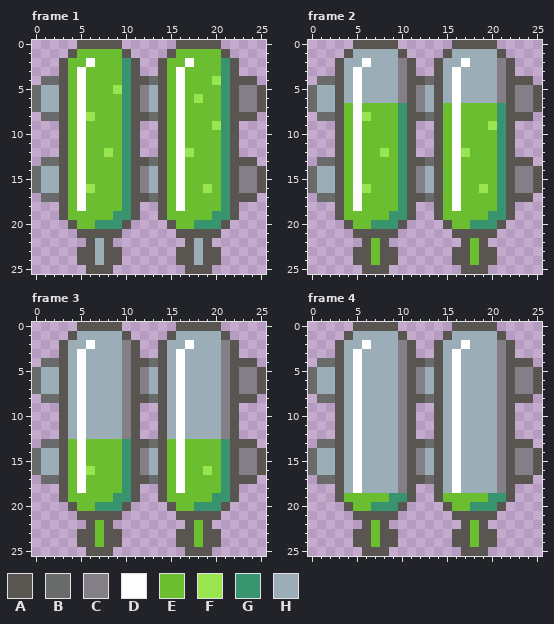
Edited in one commit: pixel-art file (core/assets-src/sprites/bonus-turbo.anim.ase). The first picture shows the starting point.
26x26 pixels, 5 frames. Shown: frame 1, frame 2, frame 3, frame 4. The commit also changed other frames, which this record leaves out.
Palette (. is transparent): A #595652  B #696a6a  C #847e87  D #ffffff  E #6abe30  F #99e550  G #37946e  H #9badb7
Once edited:
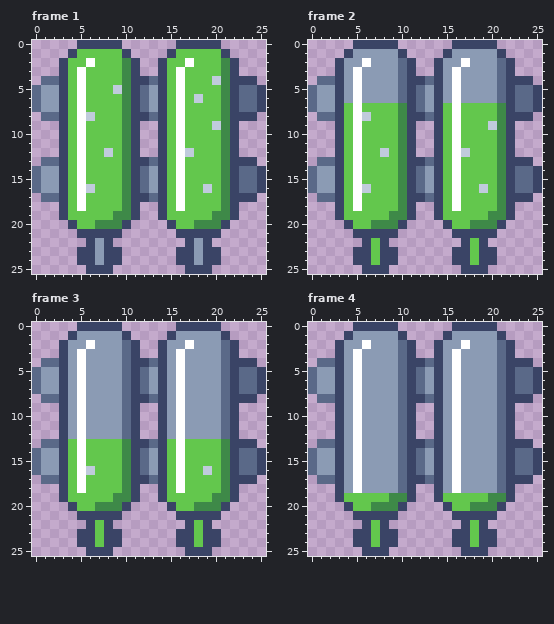
Edits made:
@@ palette @@
-A #595652
+A #3a4466
-C #847e87
+C #5a6988
-E #6abe30
+E #63c74d
-F #99e550
+F #c0cbdc
-G #37946e
+G #3e8948
-H #9badb7
+H #8b9bb4
--- frame 1
@@ x 0..15 @@
  3 ...AEDEEEEGA..AE
- 4 .BBAEDEEEEGAABAE
- 5 BHHAEDEEEFGACHAE
- 6 BHHAEDEEEEGACHAE
- 7 BHHAEDEEEEGACHAE
- 8 .BBAEDFEEEGAABAE
+ 4 .CCAEDEEEEGAACAE
+ 5 CHHAEDEEEFGACHAE
+ 6 CHHAEDEEEEGACHAE
+ 7 CHHAEDEEEEGACHAE
+ 8 .CCAEDFEEEGAACAE
  9 ...AEDEEEEGA..AE
@@ x 0..15 @@
 12 ...AEDEEFEGA..AE
-13 .BBAEDEEEEGAABAE
-14 BHHAEDEEEEGACHAE
-15 BHHAEDEEEEGACHAE
-16 BHHAEDFEEEGACHAE
-17 .BBAEDEEEEGAABAE
+13 .CCAEDEEEEGAACAE
+14 CHHAEDEEEEGACHAE
+15 CHHAEDEEEEGACHAE
+16 CHHAEDFEEEGACHAE
+17 .CCAEDEEEEGAACAE
 18 ...AEDEEEEGA..AE
--- frame 2
@@ x 0..15 @@
  3 ...AHDHHHHCA..AH
- 4 .BBAHDHHHHCAABAH
- 5 BHHAHDHHHHCACHAH
- 6 BHHAHDHHHHCACHAH
- 7 BHHAEDEEEEGACHAE
- 8 .BBAEDFEEEGAABAE
+ 4 .CCAHDHHHHCAACAH
+ 5 CHHAHDHHHHCACHAH
+ 6 CHHAHDHHHHCACHAH
+ 7 CHHAEDEEEEGACHAE
+ 8 .CCAEDFEEEGAACAE
  9 ...AEDEEEEGA..AE
@@ x 0..15 @@
 12 ...AEDEEFEGA..AE
-13 .BBAEDEEEEGAABAE
-14 BHHAEDEEEEGACHAE
-15 BHHAEDEEEEGACHAE
-16 BHHAEDFEEEGACHAE
-17 .BBAEDEEEEGAABAE
+13 .CCAEDEEEEGAACAE
+14 CHHAEDEEEEGACHAE
+15 CHHAEDEEEEGACHAE
+16 CHHAEDFEEEGACHAE
+17 .CCAEDEEEEGAACAE
 18 ...AEDEEEEGA..AE
--- frame 3
@@ x 0..15 @@
  3 ...AHDHHHHCA..AH
- 4 .BBAHDHHHHCAABAH
- 5 BHHAHDHHHHCACHAH
- 6 BHHAHDHHHHCACHAH
- 7 BHHAHDHHHHCACHAH
- 8 .BBAHDHHHHCAABAH
+ 4 .CCAHDHHHHCAACAH
+ 5 CHHAHDHHHHCACHAH
+ 6 CHHAHDHHHHCACHAH
+ 7 CHHAHDHHHHCACHAH
+ 8 .CCAHDHHHHCAACAH
  9 ...AHDHHHHCA..AH
@@ x 0..15 @@
 12 ...AHDHHHHCA..AH
-13 .BBAEDEEEEGAABAE
-14 BHHAEDEEEEGACHAE
-15 BHHAEDEEEEGACHAE
-16 BHHAEDFEEEGACHAE
-17 .BBAEDEEEEGAABAE
+13 .CCAEDEEEEGAACAE
+14 CHHAEDEEEEGACHAE
+15 CHHAEDEEEEGACHAE
+16 CHHAEDFEEEGACHAE
+17 .CCAEDEEEEGAACAE
 18 ...AEDEEEEGA..AE
--- frame 4
@@ x 0..15 @@
  3 ...AHDHHHHCA..AH
- 4 .BBAHDHHHHCAABAH
- 5 BHHAHDHHHHCACHAH
- 6 BHHAHDHHHHCACHAH
- 7 BHHAHDHHHHCACHAH
- 8 .BBAHDHHHHCAABAH
+ 4 .CCAHDHHHHCAACAH
+ 5 CHHAHDHHHHCACHAH
+ 6 CHHAHDHHHHCACHAH
+ 7 CHHAHDHHHHCACHAH
+ 8 .CCAHDHHHHCAACAH
  9 ...AHDHHHHCA..AH
@@ x 0..15 @@
 12 ...AHDHHHHCA..AH
-13 .BBAHDHHHHCAABAH
-14 BHHAHDHHHHCACHAH
-15 BHHAHDHHHHCACHAH
-16 BHHAHDHHHHCACHAH
-17 .BBAHDHHHHCAABAH
+13 .CCAHDHHHHCAACAH
+14 CHHAHDHHHHCACHAH
+15 CHHAHDHHHHCACHAH
+16 CHHAHDHHHHCACHAH
+17 .CCAHDHHHHCAACAH
 18 ...AHDHHHHCA..AH
